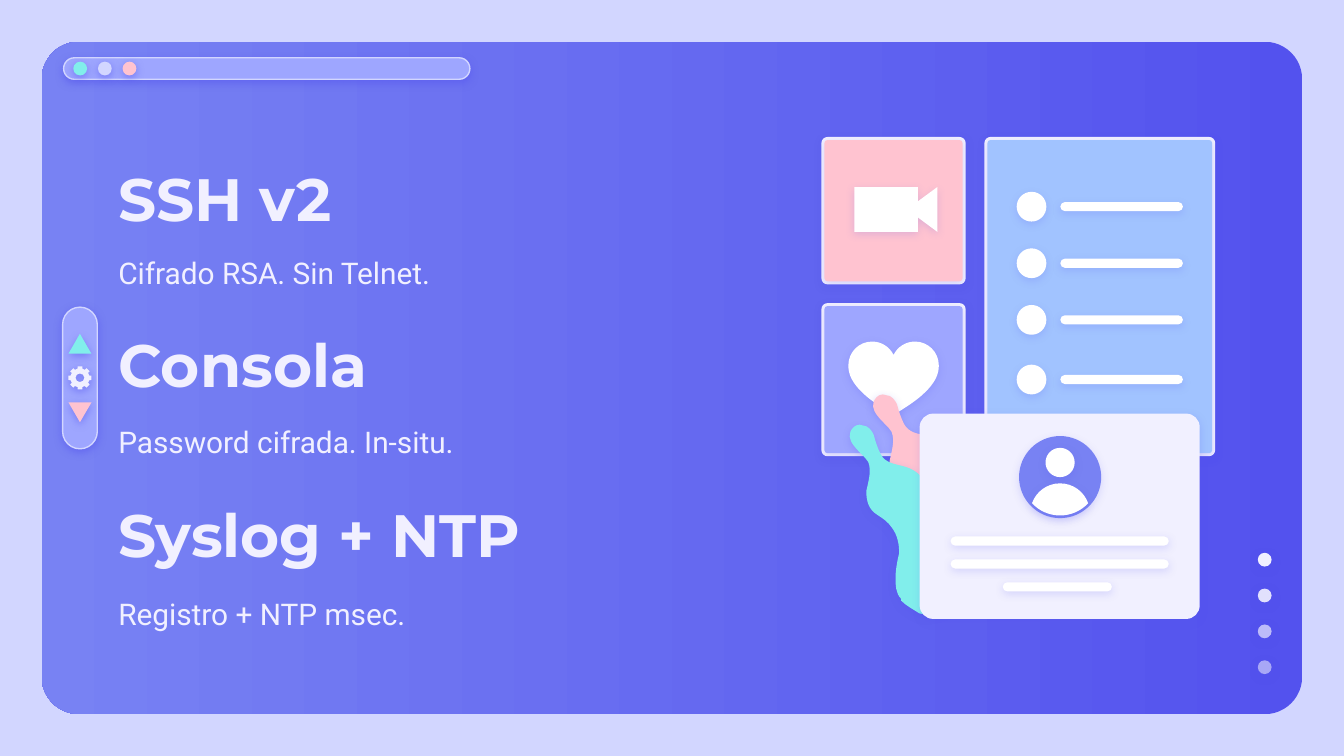
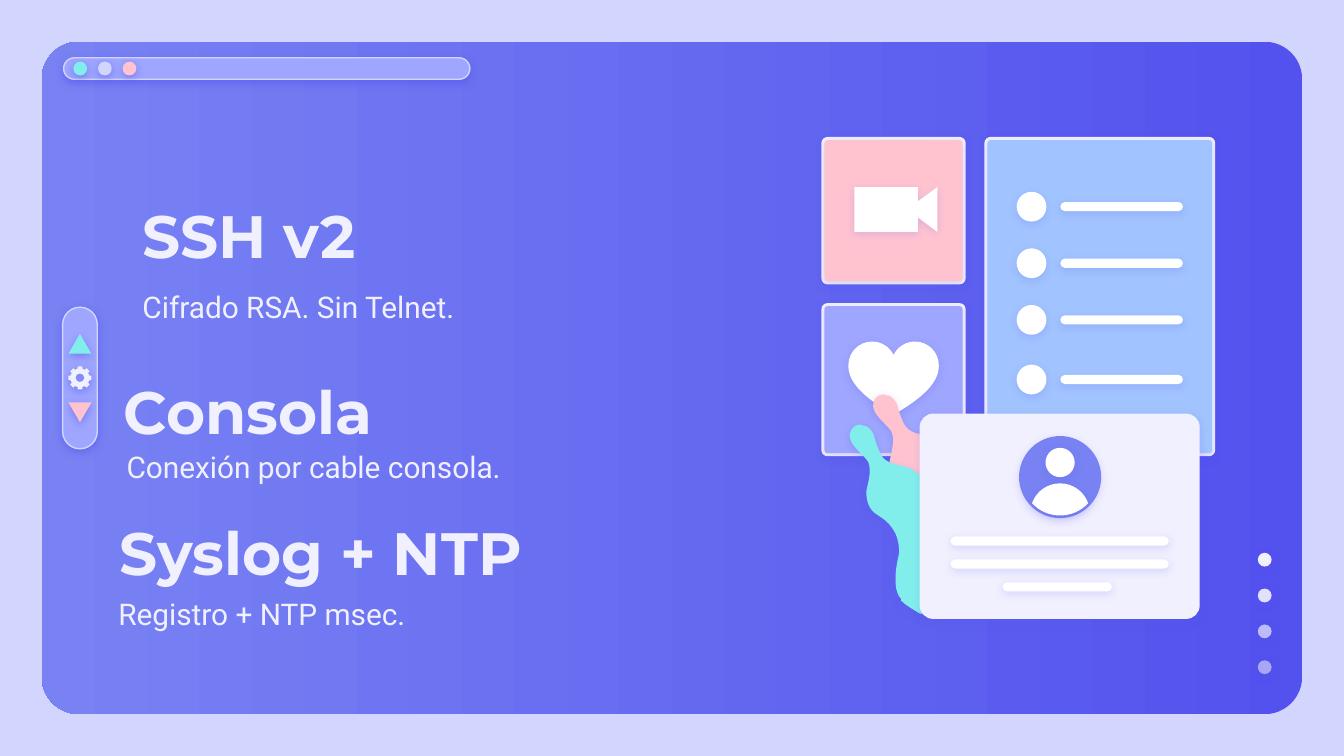
Before and after one commit to AngelHusielLaraHernandez/ProyectoRedesFI, a slide deck: slide 11 of utils/PresentacionRedesDeDatos.pptx. Drawn at 1344x756 pixels with LibreOffice and Linux fonts; fonts in the diff are those of the drawing. Boxes give left, top, right and bottom in pixels: in the first picture for what was removed or moved away, otherwise in the second. Text is boxed around its words. In the diff, an @@ line names an element or a change of style, - is before the commit and + after.

```diff
--- a/utils/PresentacionRedesDeDatos.pptx
+++ b/utils/PresentacionRedesDeDatos.pptx
@@ title "SSH v2" moved from (x1=118, y1=178, x2=332, y2=222) to (x1=142, y1=215, x2=356, y2=259) @@
@@ subtitle "Cifrado RSA. Sin Telnet." moved from (x1=118, y1=261, x2=430, y2=284) to (x1=142, y1=295, x2=454, y2=318) @@
@@ title "Consola" moved from (x1=118, y1=343, x2=367, y2=388) to (x1=124, y1=390, x2=373, y2=435) @@
@@ subtitle removed at (x1=118, y1=430, x2=453, y2=453) @@
-Password cifrada. In-situ.
@@ text added at (x1=127, y1=455, x2=501, y2=484), 16 pt, text #F1F0FF @@
+Conexión por cable consola.
@@ title "Syslog + NTP" moved from (x1=118, y1=513, x2=520, y2=569) to (x1=120, y1=531, x2=522, y2=587) @@
```
Also in this commit, not shown: 9 other slides changed, 4 other files.
